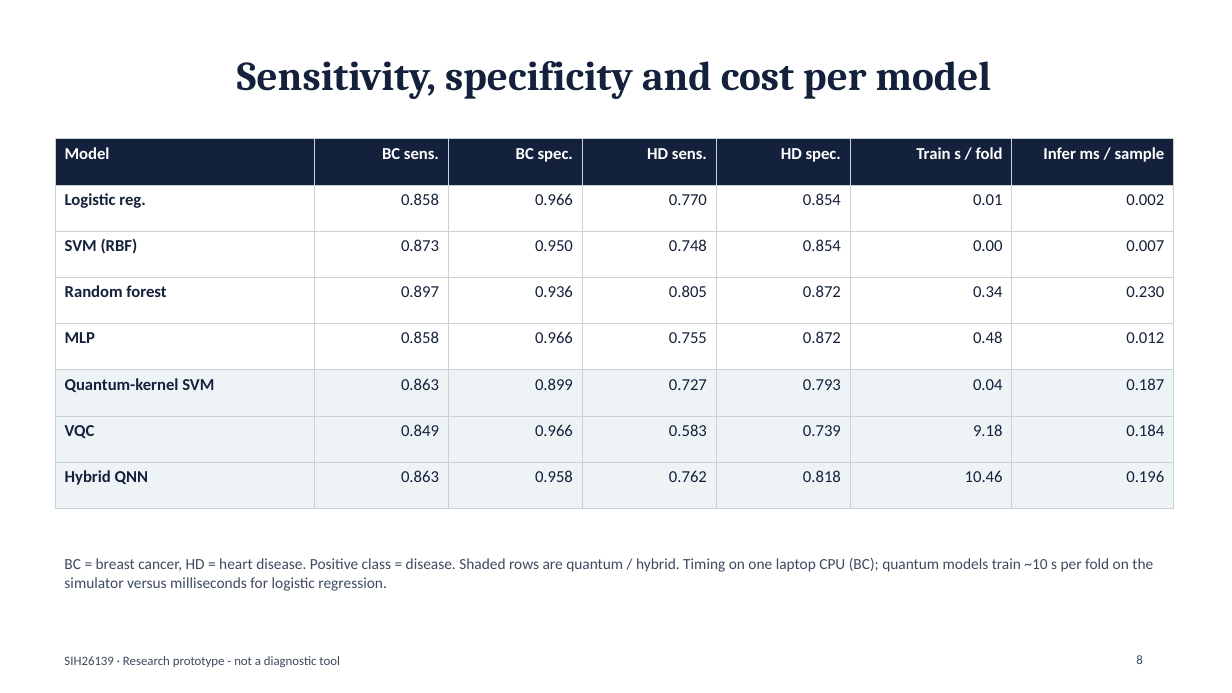
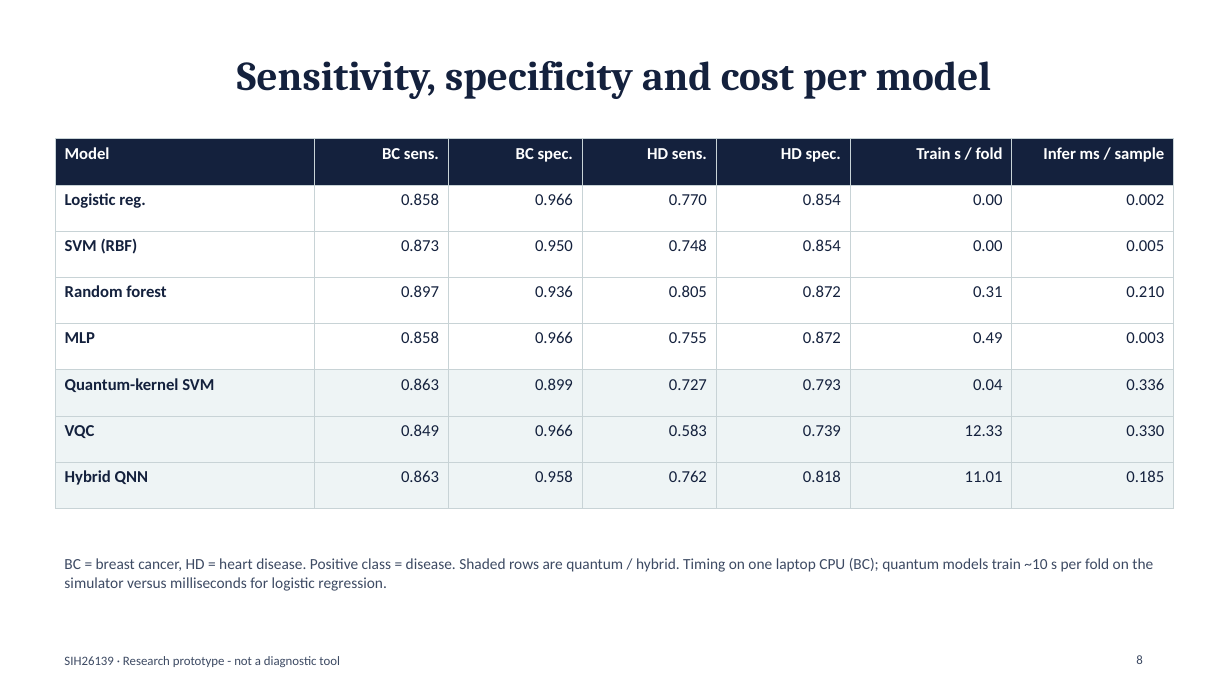
Before and after one commit to jbhavya633/medical-analysis, a slide deck: slide 8 of docs/SIH26139_idea_deck.pptx. Drawn at 1232x693 pixels with LibreOffice and Linux fonts; fonts in the diff are those of the drawing. Boxes give left, top, right and bottom in pixels: in the first picture for what was removed or moved away, otherwise in the second. Text is boxed around its words. In the diff, an @@ line names an element or a change of style, - is before the commit and + after.

```diff
--- a/docs/SIH26139_idea_deck.pptx
+++ b/docs/SIH26139_idea_deck.pptx
@@ table at <box>55,139,1174,489</box> @@
-row 2, column 6: 0.01
+row 2, column 6: 0.00
-row 3, column 7: 0.007
+row 3, column 7: 0.005
-row 4, column 6: 0.34
+row 4, column 6: 0.31
-row 4, column 7: 0.230
+row 4, column 7: 0.210
-row 5, column 6: 0.48
+row 5, column 6: 0.49
-row 5, column 7: 0.012
+row 5, column 7: 0.003
-row 6, column 7: 0.187
+row 6, column 7: 0.336
-row 7, column 6: 9.18
+row 7, column 6: 12.33
-row 7, column 7: 0.184
+row 7, column 7: 0.330
-row 8, column 6: 10.46
+row 8, column 6: 11.01
-row 8, column 7: 0.196
+row 8, column 7: 0.185
```
Also in this commit, not shown: 1 other slide changed, 21 other files.
